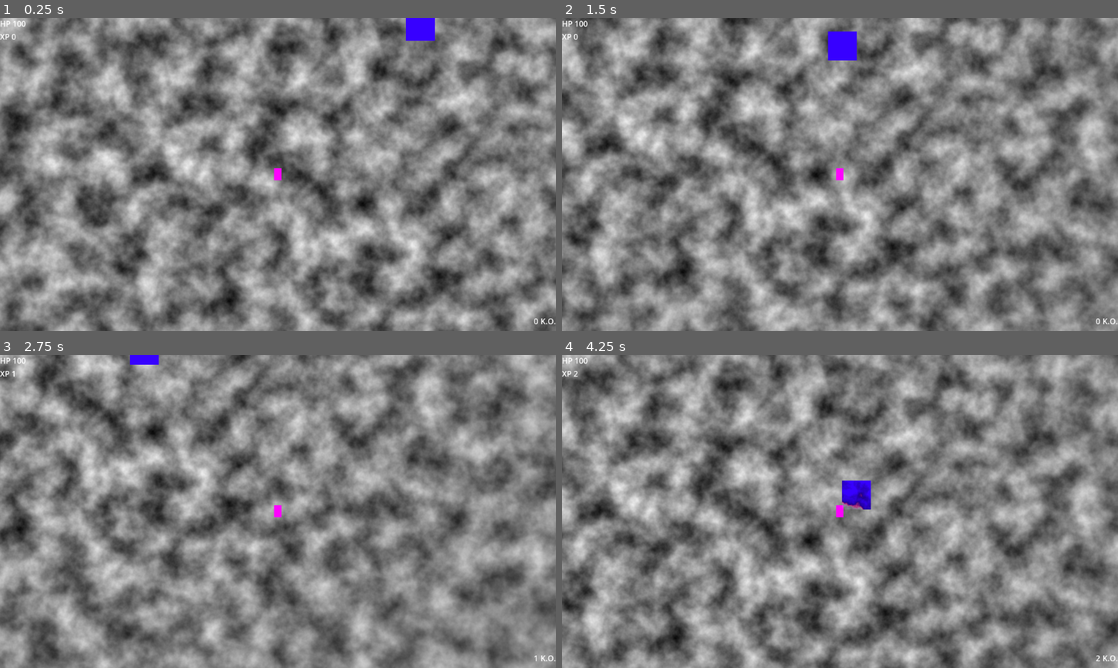
Above: before the commit, frames 1-4 (two rows, left to right).
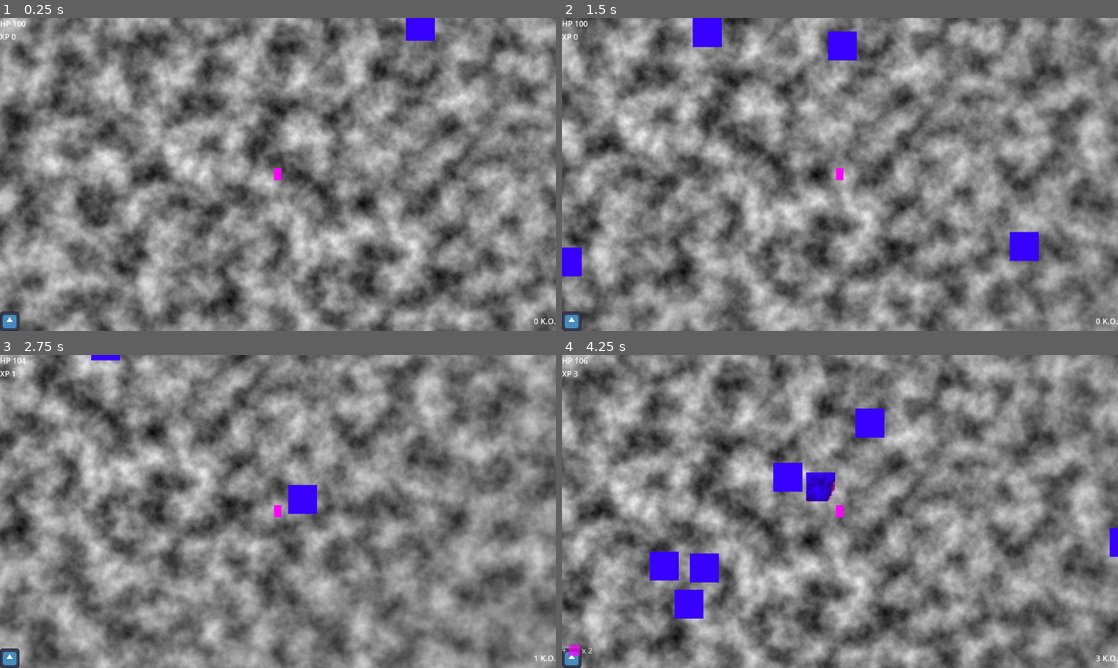
Above: after the commit, the same moments.

Repository: mabanana/survivor-dire
Game: Godot game, scene res://Scenes/main.tscn
Same seed, same stepped clock (60 frames per second), same inputs: the game is played once before the commit and once after it. The engine's default icon, where the game draws it, is replaced by a stand-in: a white triangle on a blue panel in a dark square.
Inputs (mouse positions are in pixels of both pictures, inside the frame that each line leads up to):
- Up to frame 1 (0.25 s): no input
- Up to frame 2 (1.5 s): tap Enter at 0.5 s; move the mouse to (962, 158) at 0.52 s; hold Right (ui_right) 0.53-1.28 s; tap E at 0.6 s; click (962, 158) at 0.67 s; move the mouse to (728, 190) at 1.27 s; hold Down (ui_down) from 1.28 s (still down); tap Tab at 1.35 s
- Up to frame 3 (2.75 s): move the mouse to (333, 442) at 2.02 s; release Down (ui_down) at 2.03 s; hold Right (ui_right) from 2.03 s (still down); tap 1 at 2.1 s
- Up to frame 4 (4.25 s): move the mouse to (812, 574) at 2.77 s; release Right (ui_right) at 2.78 s; hold Up (ui_up) 2.78-3.53 s; tap 2 at 2.85 s; click (812, 574) at 2.92 s; move the mouse to (1006, 558) at 3.52 s; hold Left (ui_left) from 3.53 s (still down); tap 3 at 3.6 s

The runs differ from the first frame. In frame 1, 0.2% of the frame differs, in the area x 0-4%, y 93-100%; in frame 2, 1.5%; in frame 3, 1.0%; in frame 4, 3.8%, in the area x 0-100%, y 0-100%.

Commit message:
integrate loot to core model

Diff:
--- a/Resources/JSON/loot_classes.json
+++ b/Resources/JSON/loot_classes.json
@@ -5,12 +5,17 @@
 			"items": [
 				{
 					"name": "GOLD_DROP",
-					"type": "PickUp",
+					"type": "Gold",
 					"weight": 5
 				},
 				{
 					"name": "HEALTH_POT",
-					"type": "PickUp",
+					"type": "HP",
+					"weight": 2
+				},
+				{
+					"name": "XP_CLUMP",
+					"type": "XP",
 					"weight": 2
 				},
 				{
--- a/Scenes/hud.tscn
+++ b/Scenes/hud.tscn
@@ -1,6 +1,7 @@
-[gd_scene load_steps=2 format=3 uid="uid://d00ylv51pamue"]
+[gd_scene load_steps=3 format=3 uid="uid://d00ylv51pamue"]
 
 [ext_resource type="Script" path="res://Scripts/hud.gd" id="1_q5mis"]
+[ext_resource type="Texture2D" uid="uid://d2jqyvoneuhgi" path="res://icon.svg" id="2_jdari"]
 
 [node name="Hud" type="Control"]
 layout_mode = 3
@@ -11,34 +12,34 @@
 grow_vertical = 2
 script = ExtResource("1_q5mis")
 
-[node name="VBoxContainer" type="VBoxContainer" parent="."]
+[node name="TopLeft" type="VBoxContainer" parent="."]
 layout_mode = 0
 offset_right = 40.0
 offset_bottom = 40.0
 
-[node name="Hp" type="HBoxContainer" parent="VBoxContainer"]
+[node name="Hp" type="HBoxContainer" parent="TopLeft"]
 layout_mode = 2
 
-[node name="Label" type="Label" parent="VBoxContainer/Hp"]
+[node name="Label" type="Label" parent="TopLeft/Hp"]
 layout_mode = 2
 text = "HP"
 
-[node name="HpNum" type="Label" parent="VBoxContainer/Hp"]
+[node name="HpNum" type="Label" parent="TopLeft/Hp"]
 unique_name_in_owner = true
 layout_mode = 2
 
-[node name="Xp" type="HBoxContainer" parent="VBoxContainer"]
+[node name="Xp" type="HBoxContainer" parent="TopLeft"]
 layout_mode = 2
 
-[node name="Label" type="Label" parent="VBoxContainer/Xp"]
+[node name="Label" type="Label" parent="TopLeft/Xp"]
 layout_mode = 2
 text = "XP"
 
-[node name="XpNum" type="Label" parent="VBoxContainer/Xp"]
+[node name="XpNum" type="Label" parent="TopLeft/Xp"]
 unique_name_in_owner = true
 layout_mode = 2
 
-[node name="HBoxContainer" type="HBoxContainer" parent="."]
+[node name="BottomRight" type="HBoxContainer" parent="."]
 layout_mode = 1
 anchors_preset = 3
 anchor_left = 1.0
@@ -50,10 +51,25 @@
 grow_horizontal = 0
 grow_vertical = 0
 
-[node name="KillCount" type="Label" parent="HBoxContainer"]
+[node name="KillCount" type="Label" parent="BottomRight"]
 unique_name_in_owner = true
 layout_mode = 2
 
-[node name="Label" type="Label" parent="HBoxContainer"]
+[node name="Label" type="Label" parent="BottomRight"]
 layout_mode = 2
 text = "K.O."
+
+[node name="Buttons" type="HBoxContainer" parent="."]
+layout_mode = 1
+anchors_preset = 2
+anchor_top = 1.0
+anchor_bottom = 1.0
+offset_top = -40.0
+offset_right = 40.0
+grow_vertical = 0
+
+[node name="Inventory" type="TextureRect" parent="Buttons"]
+unique_name_in_owner = true
+layout_mode = 2
+texture = ExtResource("2_jdari")
+expand_mode = 2
--- a/Scenes/main.tscn
+++ b/Scenes/main.tscn
@@ -1,7 +1,7 @@
 [gd_scene load_steps=5 format=3 uid="uid://bdq2yhcky3cms"]
 
 [ext_resource type="Script" path="res://Scripts/main.gd" id="1_a3nbv"]
-[ext_resource type="Script" path="res://Scenes/parallax_layer.gd" id="2_gg16x"]
+[ext_resource type="Script" path="res://Scripts/parallax_layer.gd" id="2_gg16x"]
 
 [sub_resource type="FastNoiseLite" id="FastNoiseLite_5rhky"]
 
@@ -15,7 +15,7 @@
 [node name="Main" type="Node2D"]
 script = ExtResource("1_a3nbv")
 map_update_freq = 2.0
-enemy_spawn_time = 0.5
+enemy_spawn_time = 2.0
 
 [node name="ParallaxBackground" type="ParallaxBackground" parent="."]
 
--- /dev/null
+++ b/Scenes/pickup_pop_up.tscn
@@ -0,0 +1,26 @@
+[gd_scene load_steps=3 format=3 uid="uid://dvdnapxe3f5ie"]
+
+[ext_resource type="Script" path="res://Scripts/pickup_pop_up.gd" id="1_4d1ai"]
+
+[sub_resource type="PlaceholderTexture2D" id="PlaceholderTexture2D_0y3lp"]
+size = Vector2(10, 10)
+
+[node name="PickupPopUp" type="HBoxContainer"]
+script = ExtResource("1_4d1ai")
+
+[node name="Plus" type="Label" parent="."]
+layout_mode = 2
+text = "+"
+
+[node name="Icon" type="TextureRect" parent="."]
+layout_mode = 2
+texture = SubResource("PlaceholderTexture2D_0y3lp")
+expand_mode = 2
+
+[node name="X" type="Label" parent="."]
+layout_mode = 2
+text = "x
+"
+
+[node name="NumAmount" type="Label" parent="."]
+layout_mode = 2
--- a/Scripts/core.gd
+++ b/Scripts/core.gd
@@ -15,6 +15,7 @@
 	damage_started,
 	damage_ended,
 	enemy_died,
+	loot_dropped,
 }
 
 enum EntityType {
@@ -33,6 +34,7 @@
 	amount,
 	num_targets,
 	loot_class,
+	loot_id,
 }
 
 enum LootClass {
--- a/Scripts/hud.gd
+++ b/Scripts/hud.gd
@@ -7,6 +7,8 @@
 @onready var hp_num: Label = %HpNum
 @onready var xp_num: Label = %XpNum
 @onready var kill_count: Label = %KillCount
+@onready var inventory: TextureRect = %Inventory
+@onready var pickup_popup: PackedScene = preload("res://Scenes/pickup_pop_up.tscn")
 
 # Called when the node enters the scene tree for the first time.
 func _ready():
@@ -27,3 +29,17 @@
 	xp_num.text = str(core.progress.exp)
 	hp_num.text = str(core.stats.hp)
 	kill_count.text = str(core.progress.kill_count)
+
+	if context == CoreModel.Context.loot_dropped:
+		var new_pop: PickupPopup = pickup_popup.instantiate()
+		new_pop.num = payload[CoreModel.PKey.amount]
+		new_pop.position = inventory.position
+		new_pop.modulate.a = 0.7
+		var vert = inventory.get_rect().size.y
+		var new_pos = position - Vector2(0, vert * 1.5)
+		inventory.add_child(new_pop)
+		var tween: Tween = get_tree().create_tween()
+		tween.tween_property(new_pop, "position", new_pos, 0.6)
+		tween.tween_property(new_pop, "modulate/a", 1, 0.3)
+		tween.set_ease(Tween.EASE_OUT)
+		tween.tween_callback(new_pop.queue_free)
--- a/Scripts/loot_manager.gd
+++ b/Scripts/loot_manager.gd
@@ -14,10 +14,24 @@
 	if loot_class or loot_class == 0:
 		var loot_table = get_loot_table(loot_class)
 		var loot = Randomizer.roll_loot(loot_table)
+		var amount = 1
 		if loot["type"] == "LootClass":
 			drop_loot(core.LootClass[loot["name"]], target_name, target_position)
 			return
-		prints("Loot Dropped by", target_name, loot["name"])
+		elif loot["type"] == "Gold":
+			amount = randi_range(1,100)
+			core.progress.gold += amount
+		elif loot["type"] == "HP":
+			amount = randi_range(1,10)
+			core.stats.hp += amount
+		elif loot["type"] == "XP":
+			amount = randi_range(1,100)
+			core.progress.exp += amount
+		prints("Loot Dropped by", target_name, loot["name"], "x", amount)
+		core_changed.emit(CoreModel.Context.loot_dropped, {
+			CoreModel.PKey.loot_id: loot["name"],
+			CoreModel.PKey.amount: amount,
+		})
 	else:
 		print("no loot from this one.")
 
--- /dev/null
+++ b/Scripts/pickup_pop_up.gd
@@ -0,0 +1,19 @@
+class_name PickupPopup
+extends HBoxContainer
+
+var icon: Texture2D
+var num: int
+
+# Called when the node enters the scene tree for the first time.
+func _ready():
+	if num == 1:
+		$NumAmount.hide()
+		$X.hide()
+	$NumAmount.text = str(num)
+	if icon:
+		$Icon.texture = icon
+
+
+# Called every frame. 'delta' is the elapsed time since the previous frame.
+func _process(delta):
+	pass
Renamed: Scenes/parallax_layer.gd -> Scripts/parallax_layer.gd
